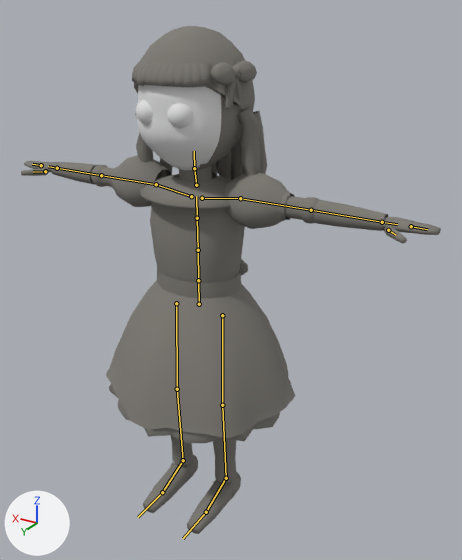
A saved change to the glTF model content/art/models/track_doll.glb.
Before and after are seen from a 50 mm lens placed at (-1.43, 2.11, 2.22), pointed at (-0.13, -0.05, 1.14). Every picture has the same lights, and +X, +Y and +Z are marked at lower left. The older version comes first. The bones that change, and the others that lie on the model, are drawn over the model as lines.

Objects in the first picture: 'dress', 'hair', 'head', 'limbs'.
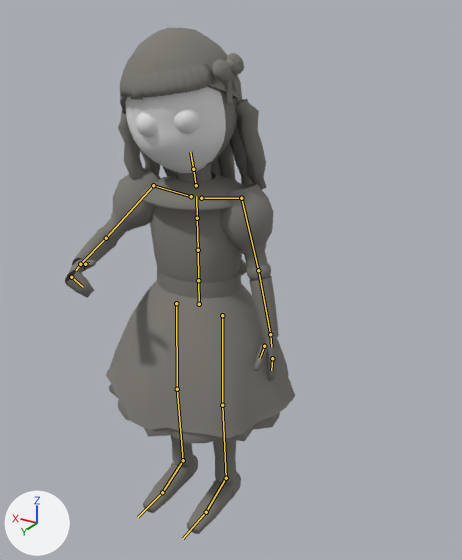
The newer file adds an action. The first version stands in its rest pose; the second is drawn at frame 68 of the action 'beckon'.

The change, as JSON lines over the scene's bpy script:
```json
{"block": "bone_spine_03", "where": "bone_spine_03 = bpy.data.objects['SK_Human'].pose.bones['spine_03']  # child of 'spine_02'"}
{"op": "set", "path": "bone_spine_03.rotation_quaternion", "old": "(1.0, 0.0, 0.0, 0.0)", "new": "(0.999, -0.017, 0.035, 0.001)", "note": "degrees (0, 0, 0) -> degrees (-2, 4, 0)"}
{"block": "bone_head", "where": "bone_head = bpy.data.objects['SK_Human'].pose.bones['head']  # child of 'neck'"}
{"op": "set", "path": "bone_head.rotation_quaternion", "old": "(1.0, 0.0, 0.0, 0.0)", "new": "(0.99, -0.042, 0.119, -0.056)", "note": "degrees (0, 0, 0) -> degrees (-6, 13, -7)"}
{"block": "bone_upperarm_l", "where": "bone_upperarm_l = bpy.data.objects['SK_Human'].pose.bones['upperarm_l']  # child of 'clavicle_l'"}
{"op": "set", "path": "bone_upperarm_l.rotation_quaternion", "old": "(1.0, 0.0, 0.0, 0.0)", "new": "(0.798, -0.601, -0.028, -0.021)", "note": "degrees (0, 0, 0) -> degrees (-74, -4, 0)"}
{"block": "bone_lowerarm_l", "where": "bone_lowerarm_l = bpy.data.objects['SK_Human'].pose.bones['lowerarm_l']  # child of 'upperarm_l'"}
{"op": "set", "path": "bone_lowerarm_l.rotation_quaternion", "old": "(1.0, 0.0, 0.0, 0.0)", "new": "(0.999, 0.0, 0.0, -0.044)", "note": "degrees (0, 0, 0) -> degrees (0, 0, -5)"}
{"block": "bone_hand_l", "where": "bone_hand_l = bpy.data.objects['SK_Human'].pose.bones['hand_l']  # child of 'lowerarm_l'"}
{"op": "set", "path": "bone_hand_l.rotation_quaternion", "old": "(1.0, 0.0, 0.0, 0.0)", "new": "(0.999, -0.052, 0.0, 0.0)", "note": "degrees (0, 0, 0) -> degrees (-6, 0, 0)"}
{"block": "bone_fingers_l", "where": "bone_fingers_l = bpy.data.objects['SK_Human'].pose.bones['fingers_l']  # child of 'hand_l'"}
{"op": "set", "path": "bone_fingers_l.rotation_quaternion", "old": "(1.0, 0.0, 0.0, 0.0)", "new": "(0.996, -0.087, 0.0, 0.0)", "note": "degrees (0, 0, 0) -> degrees (-10, 0, 0)"}
{"block": "bone_thumb_l", "where": "bone_thumb_l = bpy.data.objects['SK_Human'].pose.bones['thumb_l']  # child of 'hand_l'"}
{"op": "set", "path": "bone_thumb_l.rotation_quaternion", "old": "(1.0, 0.0, 0.0, 0.0)", "new": "(0.998, -0.049, -0.049, 0.0)", "note": "degrees (0, 0, 0) -> degrees (-6, -6, 0)"}
{"block": "bone_upperarm_r", "where": "bone_upperarm_r = bpy.data.objects['SK_Human'].pose.bones['upperarm_r']  # child of 'clavicle_r'"}
{"op": "set", "path": "bone_upperarm_r.rotation_quaternion", "old": "(1.0, 0.0, 0.0, 0.0)", "new": "(0.871, -0.401, 0.013, 0.284)", "note": "degrees (0, 0, 0) -> degrees (-45, 15, 30)"}
{"block": "bone_lowerarm_r", "where": "bone_lowerarm_r = bpy.data.objects['SK_Human'].pose.bones['lowerarm_r']  # child of 'upperarm_r'"}
{"op": "set", "path": "bone_lowerarm_r.rotation_quaternion", "old": "(1.0, 0.0, 0.0, 0.0)", "new": "(0.822, 0.0, 0.0, 0.57)", "note": "degrees (0, 0, 0) -> degrees (0, 0, 70)"}
{"block": "bone_hand_r", "where": "bone_hand_r = bpy.data.objects['SK_Human'].pose.bones['hand_r']  # child of 'lowerarm_r'"}
{"op": "set", "path": "bone_hand_r.rotation_quaternion", "old": "(1.0, 0.0, 0.0, 0.0)", "new": "(0.999, -0.052, 0.0, 0.0)", "note": "degrees (0, 0, 0) -> degrees (-6, 0, 0)"}
{"block": "bone_fingers_r", "where": "bone_fingers_r = bpy.data.objects['SK_Human'].pose.bones['fingers_r']  # child of 'hand_r'"}
{"op": "set", "path": "bone_fingers_r.rotation_quaternion", "old": "(1.0, 0.0, 0.0, 0.0)", "new": "(0.755, -0.656, 0.0, 0.0)", "note": "degrees (0, 0, 0) -> degrees (-82, 0, 0)"}
{"block": "bone_thumb_r", "where": "bone_thumb_r = bpy.data.objects['SK_Human'].pose.bones['thumb_r']  # child of 'hand_r'"}
{"op": "set", "path": "bone_thumb_r.rotation_quaternion", "old": "(1.0, 0.0, 0.0, 0.0)", "new": "(0.998, -0.049, 0.049, 0.0)", "note": "degrees (0, 0, 0) -> degrees (-6, 6, 0)"}
```

Changed parts and their boxes (x1, y1, x2, y2) in the pictures (462 x 560 px):
```json
{"object": "dress", "change": "posed", "before": [106, 155, 295, 443], "after": [106, 167, 295, 443]}
{"object": "limbs", "change": "posed", "before": [21, 161, 441, 534], "after": [65, 217, 279, 534], "on screen": "49% narrower, 15% shorter"}
{"object": "hair", "change": "posed", "before": [132, 26, 267, 180], "after": [118, 27, 266, 189]}
{"object": "head", "change": "posed", "before": [136, 85, 243, 182], "after": [125, 87, 238, 182]}
{"bone": "head", "before": "(194, 168) to (194, 151)", "after": "(193, 169) to (190, 152)"}
{"bone": "upperarm_l", "before": "(240, 198) to (311, 210)", "after": "(241, 198) to (258, 270)"}
{"bone": "lowerarm_l", "before": "(311, 210) to (382, 222)", "after": "(258, 270) to (270, 334)"}
{"bone": "hand_l", "before": "(382, 222) to (397, 224)", "after": "(270, 334) to (271, 347)"}
{"bone": "fingers_l", "before": "(411, 226) to (427, 229)", "after": "(272, 358) to (271, 370)"}
{"bone": "thumb_l", "before": "(388, 230) to (396, 235)", "after": "(264, 346) to (260, 358)"}
{"bone": "upperarm_r", "before": "(156, 184) to (101, 175)", "after": "(153, 185) to (106, 238)"}
{"bone": "lowerarm_r", "before": "(101, 175) to (57, 168)", "after": "(106, 238) to (80, 264)"}
{"bone": "hand_r", "before": "(57, 168) to (48, 166)", "after": "(80, 264) to (76, 270)"}
{"bone": "fingers_r", "before": "(41, 165) to (32, 164)", "after": "(71, 277) to (83, 287)"}
{"bone": "thumb_r", "before": "(45, 171) to (33, 172)", "after": "(85, 264) to (89, 263)"}
```
